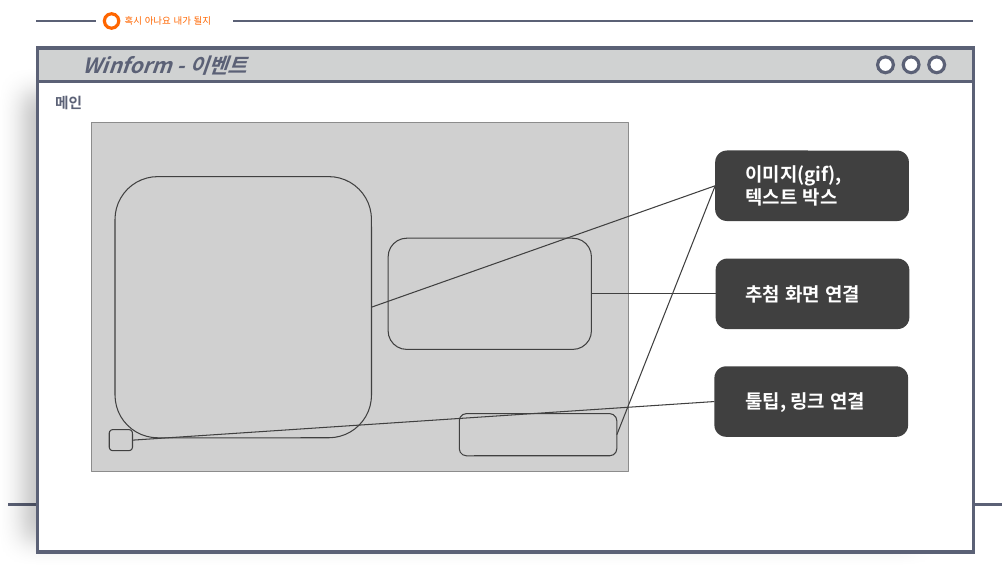
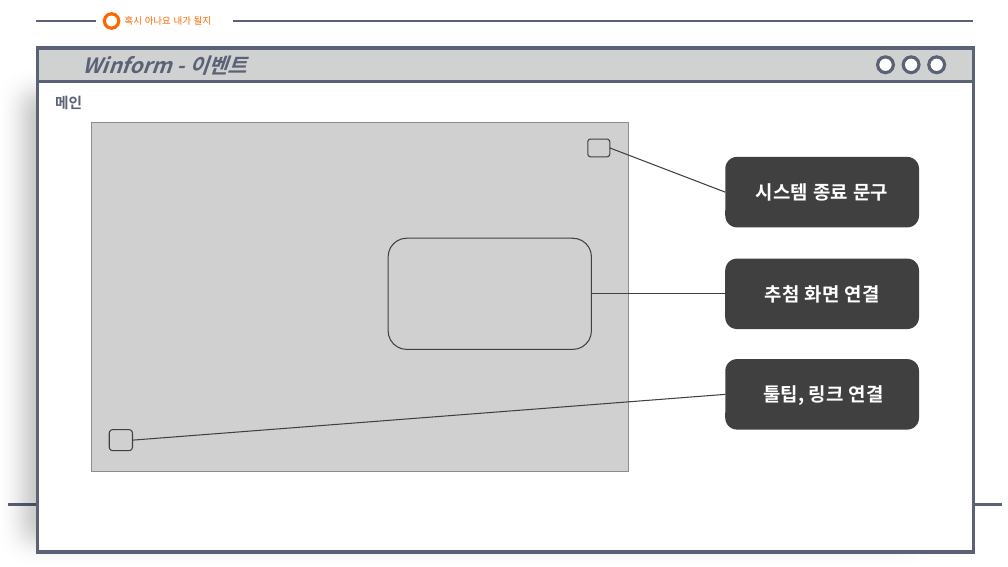
Before and after one commit to galaxy-light/201126-210604, a slide deck: slide 6 of 포트폴리오/로또 번호 추첨기/로또 번호 추첨기 - 양화영.pptx. Drawn at 1008x567 pixels with LibreOffice and Linux fonts; fonts in the diff are those of the drawing; grey boxes stand for pictures. Boxes give left, top, right and bottom in pixels: in the first picture for what was removed or moved away, otherwise in the second. Text is boxed around its words. In the diff, an @@ line names an element or a change of style, - is before the commit and + after.

```diff
--- a/포트폴리오/로또 번호 추첨기/로또 번호 추첨기 - 양화영.pptx
+++ b/포트폴리오/로또 번호 추첨기/로또 번호 추첨기 - 양화영.pptx
@@ rounded rectangle: place and size @@
-rounded rectangle at box(460, 414, 617, 456)
+rounded rectangle at box(588, 139, 610, 157)
@@ line moved from (617, 435) - (715, 186) to (610, 148) - (725, 192) @@
@@ rounded rectangle removed at box(115, 177, 371, 438) @@
@@ rounded rectangle: place and size @@
-rounded rectangle at box(715, 150, 909, 221)
+rounded rectangle at box(725, 157, 919, 228)
@@ line removed from (371, 307) to (715, 186) @@
@@ text at box(756, 183, 889, 201): text changed @@
-이미지(gif),
-텍스트 박스
+시스템 종료 문구
@@ rounded rectangle: place and size @@
-rounded rectangle at box(716, 259, 910, 329)
+rounded rectangle at box(725, 259, 919, 329)
@@ line moved from (591, 294) - (716, 294) to (591, 294) - (725, 294) @@
@@ text "추첨 화면 연결": place and size @@
-text "추첨 화면 연결" at box(745, 285, 860, 303)
+text "추첨 화면 연결" at box(765, 285, 880, 303)
@@ text "추첨 화면 연결" at box(765, 285, 880, 303): alignment left to centre @@
@@ rounded rectangle: place and size @@
-rounded rectangle at box(715, 367, 908, 437)
+rounded rectangle at box(725, 359, 919, 430)
@@ text "툴팁, 링크 연결" at box(763, 385, 884, 405): alignment left to centre @@
@@ text "툴팁, 링크 연결": place and size @@
-text "툴팁, 링크 연결" at box(745, 392, 866, 412)
+text "툴팁, 링크 연결" at box(763, 385, 884, 405)
@@ line moved from (132, 440) - (715, 402) to (132, 440) - (725, 395) @@
```
Also in this commit, not shown: 5 other slides changed, 3 other files.
